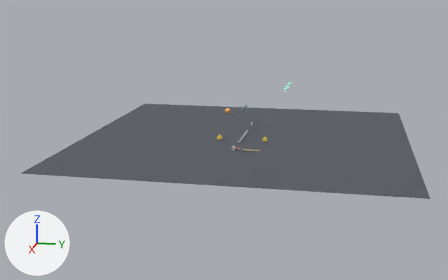
An edit to the Blender file PickLine/twin/PickLine_Twin.blend, drawn before and after from the same camera.
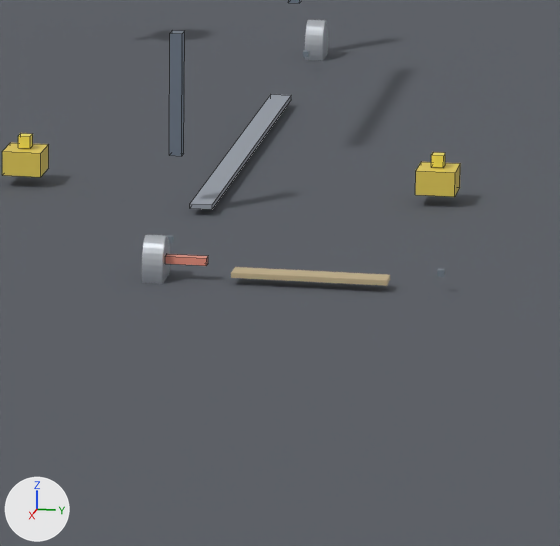
Old and new are each drawn from a 50 mm camera at (24.63, 4.77, 5.52) aimed at (4.14, 0.68, 0.4) and again close up on the part from 48% to 62% of the width and 43% to 64% of the height. Every picture has the same lights, and +X, +Y and +Z are marked at lower left. The first two pictures are the older version. The close-ups show mesh edges as thin lines.

The scene before the commit, as lines of its bpy script (objects in view):
```python
me_cube_006 = bpy.data.meshes.new('Cube.006')
me_cube_006.from_pydata(...)  # a box spanning x -0.5..0.5, y -0.5..0.5, z -0.5..0.5
me_cube_006.materials.append(mat_frame)  # greyish blue #8693a2
me_cylinder_001 = bpy.data.meshes.new('Cylinder.001')
me_cylinder_001.from_pydata(...)  # a 32-sided cylinder along z spanning x -1.0..1.0, y -1.0..1.0, z -0.5..0.5
me_cylinder_001.materials.append(mat_roller)  # light grey #c4c8ce
me_plane = bpy.data.meshes.new('Plane')
me_plane.from_pydata([(-6.0, -6.0, 0.0), (6.0, -6.0, 0.0), (-6.0, 6.0, 0.0), (6.0, 6.0, 0.0)], [], [(0, 1, 3, 2)])
me_plane.materials.append(mat_floor)  # dark grey #595d65
ob_floor = bpy.data.objects.new('Floor', me_plane)
ob_floor.location = (2.0, 1.1, 0.0)
ob_framepostb = bpy.data.objects.new('FramePostB', me_cube_006)
ob_framepostb.location = (3.0, 0.9, 0.5)
ob_framepostb.scale = (0.05, 0.05, 0.5)
ob_rollerr = bpy.data.objects.new('RollerR', me_cylinder_001)
ob_rollerr.location = (4.0, 1.0, 0.05)
ob_rollerr.rotation_euler = (1.571, 0.0, 0.0)  # degrees (90, 0, 0)
ob_rollerr.scale = (0.08, 0.12, 0.08)
# also in view: 'RollerL' at (0.0, 1.0, 0.05); 'Belt' at (2.0, 1.0, 0.04); 'BinUp' at (2.6, 1.9, 0.1); 'Lane' at (4.0, 1.6, 0.04); 'BinDown' at (2.6, 0.2, 0.1)
```
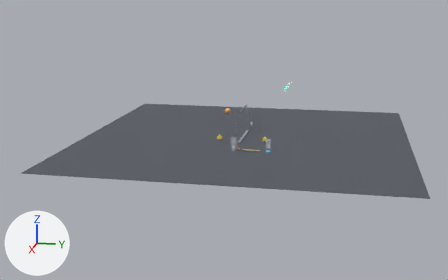
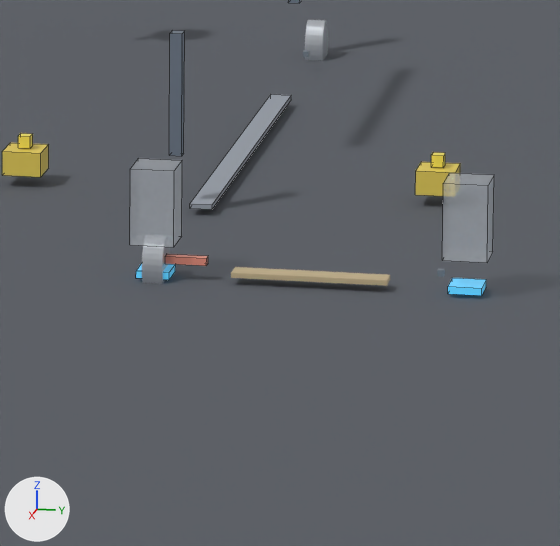
Commit message: PickLine: add two filling stations at the conveyor ends with manual take-out

Pixel boxes [x1, y1, x2, y2] of what changed, in the close-ups (560 x 546 px):
'TankA', added: after [130, 158, 182, 247]
'TankB', added: after [442, 173, 494, 263]
'LiquidB', added (blue): after [448, 278, 486, 296]
'LiquidA', added: after [136, 263, 176, 280]

Patch to the scene script:
```diff
--- a/PickLine/twin/PickLine_Twin.blend.py
+++ b/PickLine/twin/PickLine_Twin.blend.py
@@ mat_liquid @@
+mat_liquid = principled_material('Liquid')
+mat_liquid.base_color = (0.1, 0.55, 0.9)  # blue #59c4f3
+mat_liquid.roughness = 0.2
+mat_liquid.emission_color = (0.1, 0.55, 0.9)  # blue #59c4f3
+mat_liquid.emission_strength = 0.4
@@ mat_tank @@
+mat_tank = principled_material('Tank')
+mat_tank.base_color = (0.75, 0.8, 0.86)  # white #e1e7ef
+mat_tank.roughness = 0.15
+mat_tank.alpha = 0.25
@@ me_cube_020 @@
+me_cube_020.from_pydata(...)  # a box spanning x -0.5..0.5, y -0.5..0.5, z -0.5..0.5
+me_cube_020.materials.append(mat_liquid)  # blue #59c4f3, glowing blue #59c4f3
@@ me_cube_019 @@
+me_cube_019.from_pydata(...)  # a box spanning x -0.5..0.5, y -0.5..0.5, z -0.5..0.5
+me_cube_019.materials.append(mat_tank)  # white #e1e7ef
@@ me_cube_018 @@
+me_cube_018.from_pydata(...)  # a box spanning x -0.5..0.5, y -0.5..0.5, z -0.5..0.5
+me_cube_018.materials.append(mat_liquid)  # blue #59c4f3, glowing blue #59c4f3
@@ me_cube_017 @@
+me_cube_017.from_pydata(...)  # a box spanning x -0.5..0.5, y -0.5..0.5, z -0.5..0.5
+me_cube_017.materials.append(mat_tank)  # white #e1e7ef
@@ ob_liquidb @@
+ob_liquidb = bpy.data.objects.new('LiquidB', me_cube_020)
+ob_liquidb.location = (4.0, 2.2, 0.03)
+ob_liquidb.scale = (0.13, 0.13, 0.03)
@@ ob_tankb @@
+ob_tankb = bpy.data.objects.new('TankB', me_cube_019)
+ob_tankb.location = (4.0, 2.2, 0.3)
+ob_tankb.scale = (0.17, 0.17, 0.3)
@@ ob_liquida @@
+ob_liquida = bpy.data.objects.new('LiquidA', me_cube_018)
+ob_liquida.location = (4.0, 1.0, 0.03)
+ob_liquida.scale = (0.13, 0.13, 0.03)
@@ ob_tanka @@
+ob_tanka = bpy.data.objects.new('TankA', me_cube_017)
+ob_tanka.location = (4.0, 1.0, 0.3)
+ob_tanka.scale = (0.17, 0.17, 0.3)
```
